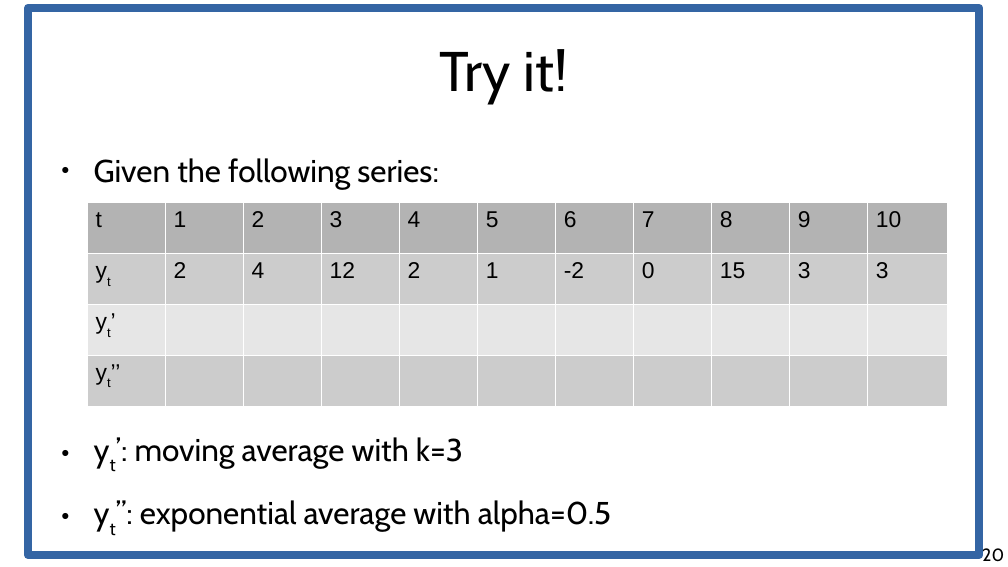
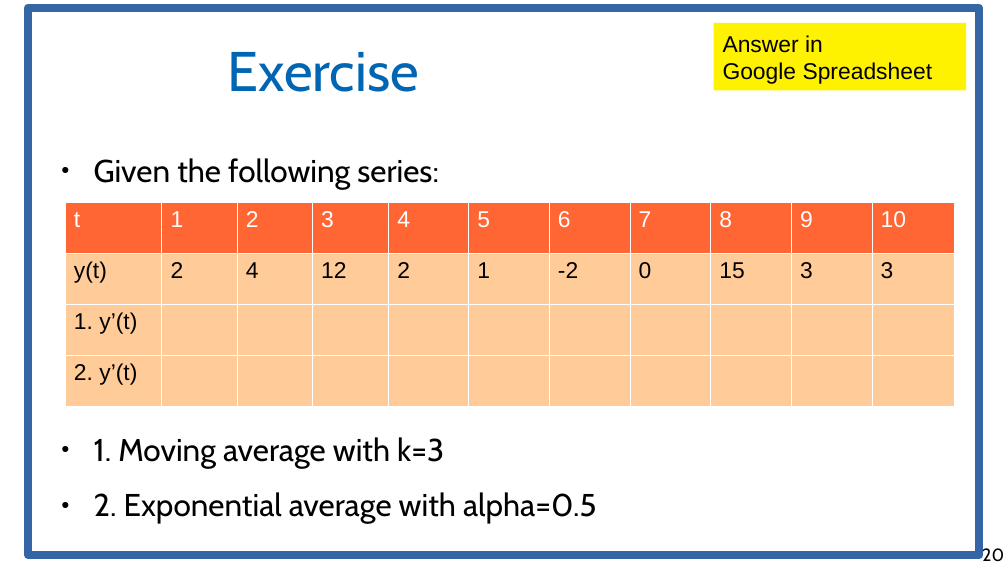
Before and after one commit to chatox/data-mining-course, a slide deck: slide 20 of theory/tt27_time_series.odp. Drawn at 1008x567 pixels with LibreOffice and Linux fonts; fonts in the diff are those of the drawing. Boxes give left, top, right and bottom in pixels: in the first picture for what was removed or moved away, otherwise in the second. Text is boxed around its words. In the diff, an @@ line names an element or a change of style, - is before the commit and + after.

```diff
--- a/theory/tt27_time_series.odp
+++ b/theory/tt27_time_series.odp
@@ rectangle added at <box>713,23,966,91</box>, fill #FFF200, 18 pt, text #000000 @@
+Answer in
+Google Spreadsheet
@@ title at <box>228,52,419,92</box>: text changed; text colour #000000 to #0066B3 @@
-Try it!
+Exercise
@@ table at <box>65,202,952,406</box> @@
-row 2, column 1: yt
+row 2, column 1: y(t)
-row 3, column 1: yt’
+row 3, column 1: 1. y’(t)
-row 4, column 1: yt’’
+row 4, column 1: 2. y’(t)
@@ fill #B3B3B3 to #FF6633 in row 1 @@
@@ fill #CCCCCC to #FFCC99 in 22 cells @@
@@ fill #E6E6E6 to #FFCC99 in row 3 @@
@@ text colour #000000 to #FFFFFF in "t", "1", "2", "3" and 7 more places @@
@@ table: place and size @@
-table at <box>87,202,944,406</box>
+table at <box>65,202,952,406</box>
@@ text at <box>94,437,597,524</box>: text changed @@
-● yt’: moving average with k=3
-● yt’’: exponential average with alpha=0.5
+● 1. Moving average with k=3
+● 2. Exponential average with alpha=0.5
```
Also in this commit, not shown: 2 other slides changed, 3 other files.
